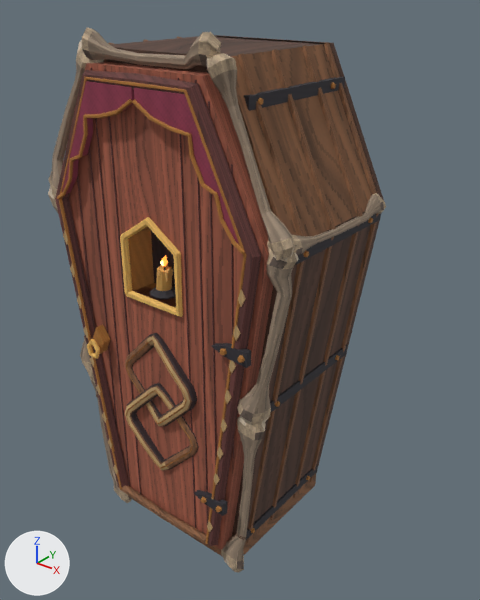
Before and after pictures for a commit that changed the Blender file assets/models/Bonehilda.blend.
Camera for both pictures: a camera (50 mm lens) standing at (2.01, -2.35, 2.8) and looking at (0.02, 0.13, 1.26). Every picture has the same lights, and +X, +Y and +Z are marked at lower left. The first picture is the older version.

In view in the first picture: 'Adzed edge moulding', 'Adzed edge moulding.001', 'Arched lintel', 'Cabinet stave.001', 'Cabinet stave.002', 'Cabinet stave.003', 'Carved plinth', 'Forged side strap.004', 'Forged side strap.005', 'Forged side strap.006', 'Forged side strap.007', 'Hewn back', 'Lower door leaf', 'Shoulder rail.001', 'Shouldered door leaf', 'Shouldered door leaf.001', 'Side stave bead.005', 'Side stave bead.006', 'Side stave bead.007', 'Upper tibial rail.001' and 44 more.
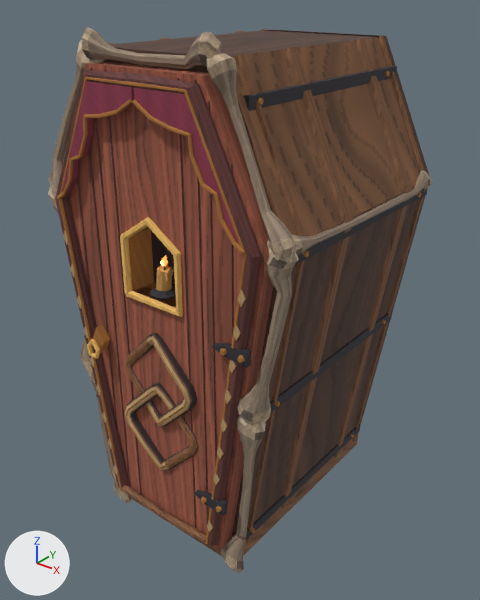
The newer file is also turned or shifted as a whole; pictures and numbers use the older file's frame.

What changed in the scene script:
```text
Change me_hewn_back:
    remove me_hewn_back.from_pydata(...)  # 12 vertices, 8 faces; spans x -0.68..0.68, y 0.29..0.38, z 0.12..2.54
    add me_hewn_back.from_pydata(...)  # 12 vertices, 8 faces; spans x -0.68..0.68, y 0.79..0.88, z 0.12..2.54
    me_hewn_back part 1: the whole mesh is moved by (0.0, 0.5, 0.0)
Change me_cabinet_stave_001:
    remove me_cabinet_stave_001.from_pydata(...)  # 8 vertices, 6 faces; spans x 0.32..0.68, y -0.38..0.35, z 0.12..1.88
    add me_cabinet_stave_001.from_pydata(...)  # 8 vertices, 6 faces; spans x 0.32..0.68, y -0.38..0.85, z 0.12..1.88
    me_cabinet_stave_001 part 2: the whole mesh is scaled about its middle by (1, 1.68, 1), then moved by (0.0, 0.25, 0.0)
Change me_cabinet_stave_002:
    remove me_cabinet_stave_002.from_pydata(...)  # 8 vertices, 6 faces; spans x 0.278..0.675, y -0.385..0.355, z 1.833..2.54
    add me_cabinet_stave_002.from_pydata(...)  # 8 vertices, 6 faces; spans x 0.278..0.675, y -0.385..0.855, z 1.833..2.54
    me_cabinet_stave_002 part 3
    add for i in [*range(4, 8)]: me_cabinet_stave_002.vertices[i].co += Vector((0.0, 0.5, 0.0))
Change me_cabinet_stave_003:
    remove me_cabinet_stave_003.from_pydata(...)  # 8 vertices, 6 faces; spans x -0.355..0.355, y -0.385..0.355, z 2.455..2.54
    add me_cabinet_stave_003.from_pydata(...)  # 8 vertices, 6 faces; spans x -0.355..0.355, y -0.385..0.855, z 2.455..2.54
    me_cabinet_stave_003 part 4
    add for i in [*range(4, 8)]: me_cabinet_stave_003.vertices[i].co += Vector((0.0, 0.5, 0.0))
Change me_side_stave_bead_006:
    remove me_side_stave_bead_006.from_pydata(...)  # 15 vertices, 12 faces; spans x 0.34..0.69, y 0.12..0.16, z 0.13..2.55
    add me_side_stave_bead_006.from_pydata(...)  # 15 vertices, 12 faces; spans x 0.34..0.69, y 0.57..0.65, z 0.13..2.55
    me_side_stave_bead_006 part 5: the whole mesh is scaled about its middle by (1, 2.56, 1), then moved by (0.0, 0.47, 0.0)
Change me_side_stave_bead_007:
    remove me_side_stave_bead_007.from_pydata(...)  # 15 vertices, 12 faces; spans x 0.34..0.69, y 0.29..0.33, z 0.13..2.55
    add me_side_stave_bead_007.from_pydata(...)  # 15 vertices, 12 faces; spans x 0.34..0.69, y 0.79..0.83, z 0.13..2.55
    me_side_stave_bead_007 part 6: the whole mesh is moved by (0.0, 0.5, 0.0)
Change me_forged_side_strap_004:
    remove me_forged_side_strap_004.from_pydata(...)  # 8 vertices, 6 faces; spans x 0.405..0.432, y -0.345..0.345, z 0.184..0.236
    add me_forged_side_strap_004.from_pydata(...)  # 8 vertices, 6 faces; spans x 0.405..0.432, y -0.345..0.845, z 0.184..0.236
    me_forged_side_strap_004 part 7
    add for i in [*range(4, 8)]: me_forged_side_strap_004.vertices[i].co += Vector((0.0, 0.5, 0.0))
Change me_forged_side_strap_005:
    remove me_forged_side_strap_005.from_pydata(...)  # 8 vertices, 6 faces; spans x 0.537..0.564, y -0.345..0.345, z 1.034..1.086
    add me_forged_side_strap_005.from_pydata(...)  # 8 vertices, 6 faces; spans x 0.537..0.564, y -0.345..0.845, z 1.034..1.086
    me_forged_side_strap_005 part 8
    add for i in [*range(4, 8)]: me_forged_side_strap_005.vertices[i].co += Vector((0.0, 0.5, 0.0))
Change me_forged_side_strap_006:
    remove me_forged_side_strap_006.from_pydata(...)  # 8 vertices, 6 faces; spans x 0.654..0.681, y -0.345..0.345, z 1.794..1.846
    add me_forged_side_strap_006.from_pydata(...)  # 8 vertices, 6 faces; spans x 0.654..0.681, y -0.345..0.845, z 1.794..1.846
    me_forged_side_strap_006 part 9
    add for i in [*range(4, 8)]: me_forged_side_strap_006.vertices[i].co += Vector((0.0, 0.5, 0.0))
Change me_forged_side_strap_007:
    remove me_forged_side_strap_007.from_pydata(...)  # 8 vertices, 6 faces; spans x 0.418..0.445, y -0.345..0.345, z 2.354..2.406
    add me_forged_side_strap_007.from_pydata(...)  # 8 vertices, 6 faces; spans x 0.418..0.445, y -0.345..0.845, z 2.354..2.406
    me_forged_side_strap_007 part 10
    add for i in [*range(4, 8)]: me_forged_side_strap_007.vertices[i].co += Vector((0.0, 0.5, 0.0))
Change me_carved_plinth:
    remove me_carved_plinth.from_pydata(...)  # 8 vertices, 6 faces; spans x -0.414..0.414, y -0.405..0.365, z 0.06..0.17
    add me_carved_plinth.from_pydata(...)  # 8 vertices, 6 faces; spans x -0.414..0.414, y -0.405..0.865, z 0.06..0.17
    me_carved_plinth part 11: the whole mesh is scaled about its middle by (1, 1.65, 1), then moved by (0.0, 0.25, 0.0)
```

Location of each change, [x1, y1, x2, y2] in pixels of the pictures (480 x 600 px; the box of a moved part takes in the faces that stretch with it):
'Cabinet stave.002', reshaped (31% wider)
    before: [230, 44, 379, 236]
    after: [230, 37, 425, 236]
'Cabinet stave.001', moved, rescaled (28% wider, 8% taller)
    before: [232, 212, 377, 536]
    after: [232, 187, 418, 536]
'Side stave bead.006', moved, rescaled (10% wider, 7% shorter)
    before: [293, 45, 362, 498]
    after: [335, 38, 411, 458]
'Cabinet stave.003', reshaped (22% wider, 16% taller)
    before: [104, 36, 325, 73]
    after: [104, 30, 374, 73]
'Side stave bead.007', moved
    before: [310, 42, 379, 482]
    after: [353, 35, 426, 441]
'Hewn back', moved
    before: [214, 35, 384, 473]
    after: [263, 30, 429, 433]
'Forged side strap.007', reshaped (51% wider, 28% taller)
    before: [244, 76, 345, 111]
    after: [244, 66, 397, 111]
'Carved plinth', moved, rescaled (mostly hidden)
    before: [133, 473, 316, 556]
    after: [133, 433, 358, 556]
'Forged side strap.005', reshaped (58% wider, 49% taller)
    before: [270, 345, 347, 413]
    after: [270, 311, 392, 413]
'Forged side strap.004', reshaped (58% wider, 52% taller)
    before: [246, 464, 318, 540]
    after: [246, 424, 360, 540]
'Forged side strap.006', reshaped (53% wider, 48% taller)
    before: [295, 214, 381, 265]
    after: [295, 189, 427, 265]
part 2 of me_cabinet_stave_001, moved or reshaped
    before: [270, 212, 377, 507]
    after: [270, 187, 418, 507]
part 4 of me_cabinet_stave_003, moved or reshaped
    before: [141, 36, 325, 56]
    after: [141, 30, 374, 56]
part 9 of me_forged_side_strap_006, moved or reshaped
    before: [325, 214, 381, 249]
    after: [325, 189, 427, 249]
part 10 of me_forged_side_strap_007, moved or reshaped
    before: [249, 76, 345, 111]
    after: [249, 66, 397, 111]
part 11 of me_carved_plinth, moved or reshaped
    before: [243, 473, 316, 550]
    after: [243, 433, 358, 550]
